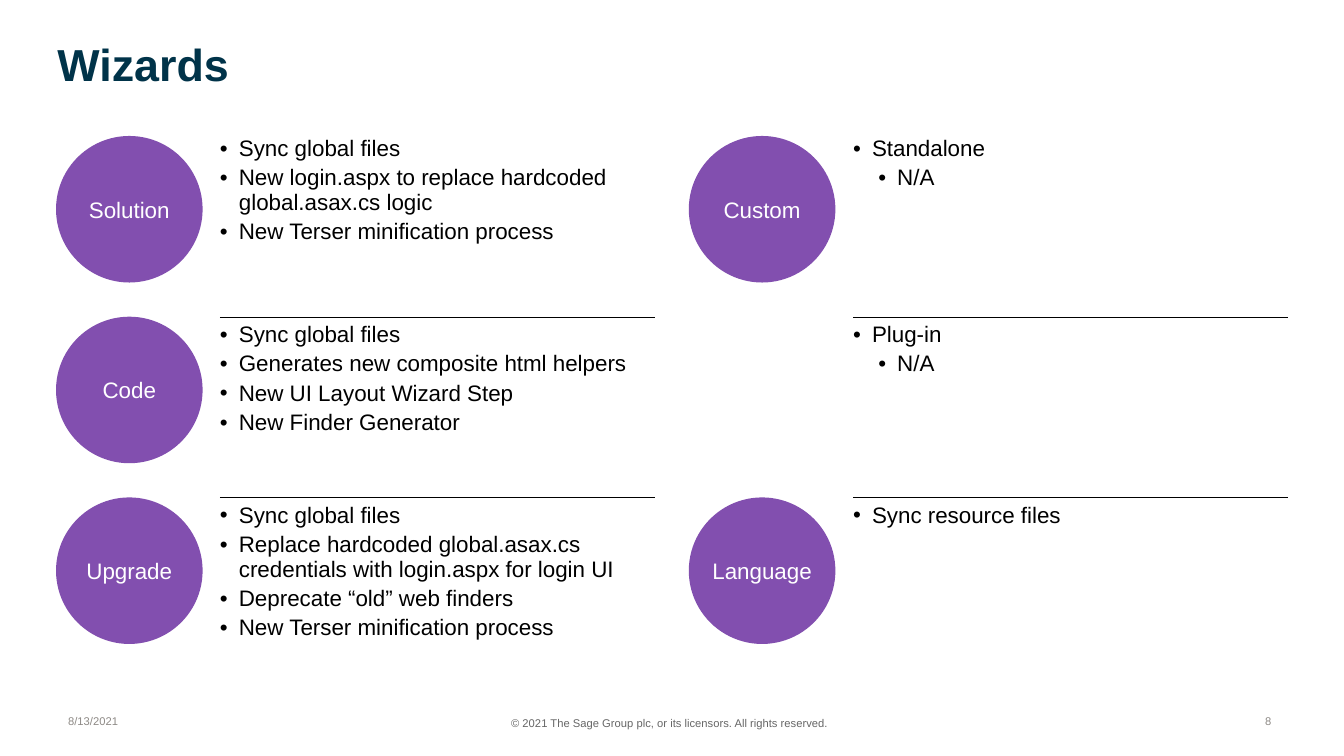
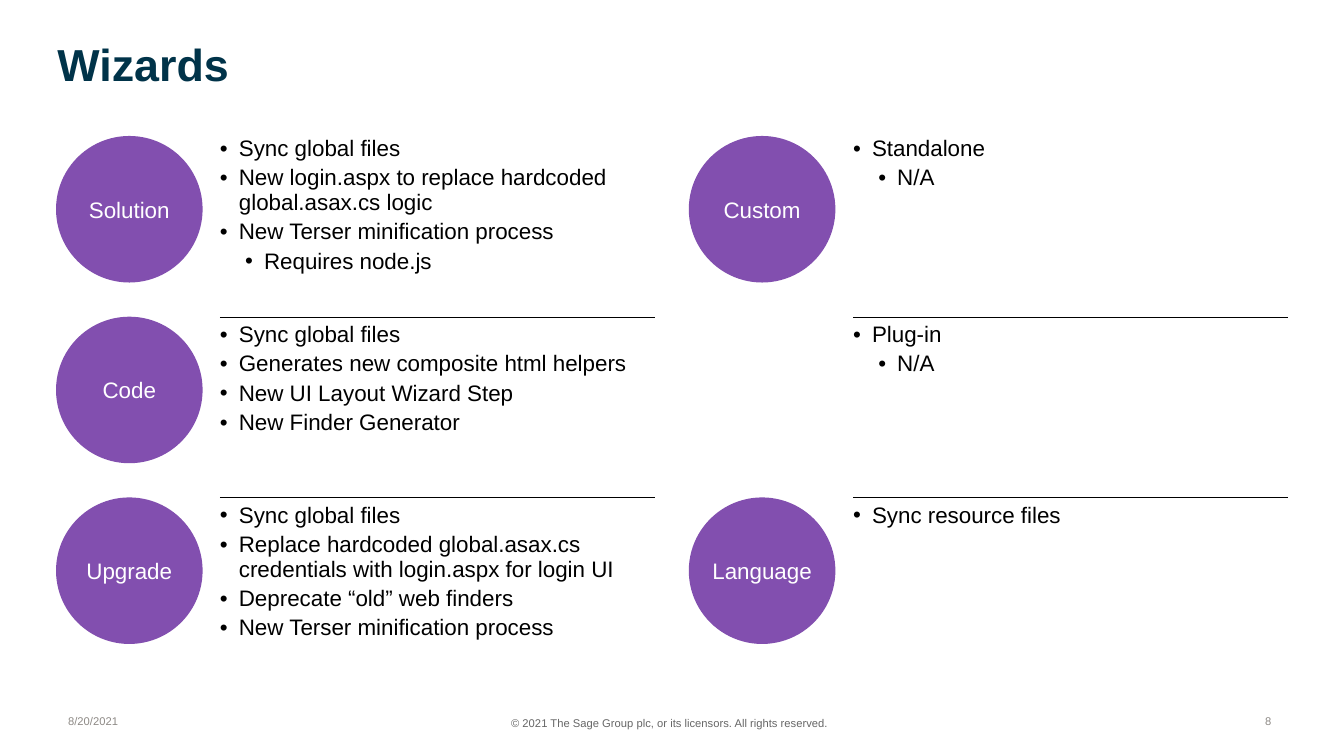
Before and after one commit to SageNADev/Sage300-SDK, a slide deck: slide 8 of docs/presentations/Sage300SDK_2022_0WebSDKOverview.pptx. Drawn at 1344x756 pixels with LibreOffice and Linux fonts; fonts in the diff are those of the drawing; background and template pictures are left out. Boxes give left, top, right and bottom in pixels: in the first picture for what was removed or moved away, otherwise in the second. Text is boxed around its words. In the diff, an @@ line names an element or a change of style, - is before the commit and + after.

```diff
--- a/docs/presentations/Sage300SDK_2022_0WebSDKOverview.pptx
+++ b/docs/presentations/Sage300SDK_2022_0WebSDKOverview.pptx
@@ table at [220,132,655,687] @@
-row 1, column 1: Sync global files / New login.aspx to replace hardcoded global.asax.cs logic / New Terser minification process
+row 1, column 1: Sync global files / New login.aspx to replace hardcoded global.asax.cs logic / New Terser minification process / Requires node.js
@@ text at [68,717,118,725]: text changed @@
-8/13/2021
+8/20/2021
```
Also in this commit, not shown: 22 other slides changed, 5 other files.
